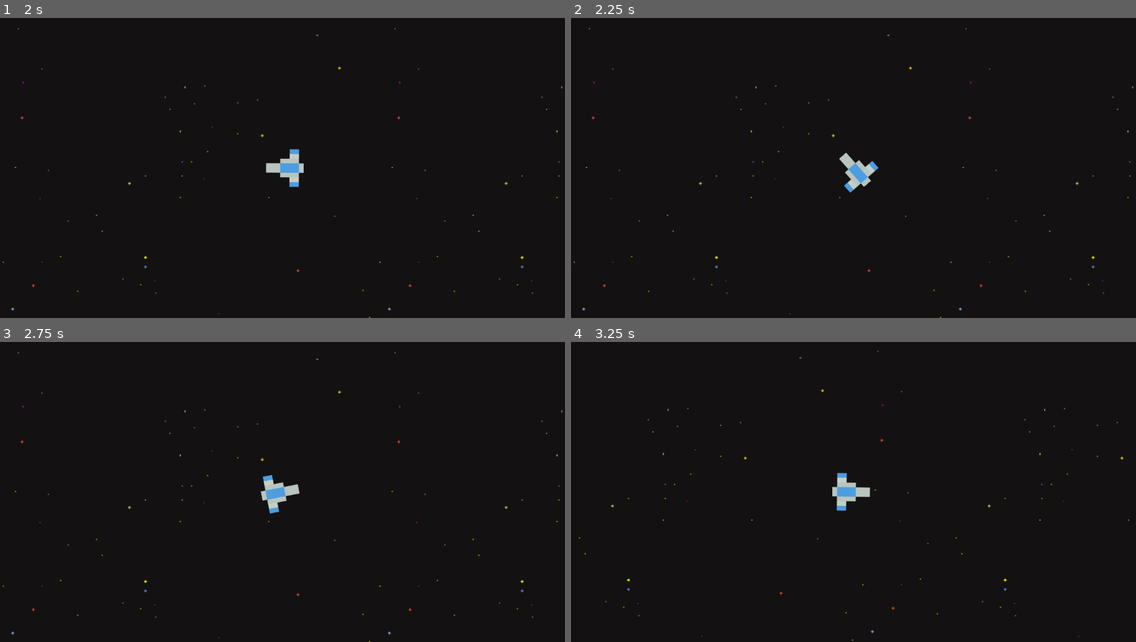
Above: before the commit, frames 1-4 (two rows, left to right).
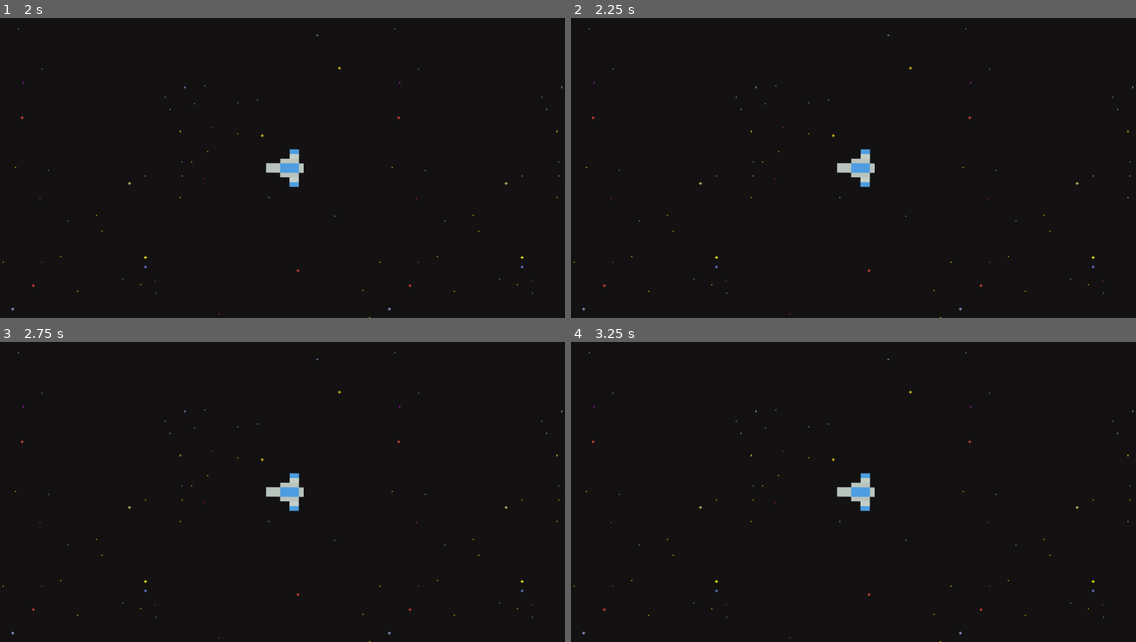
Above: after the commit, the same moments.

Repository: Vassily-Petrousevitch/GalacticHeist
Game: Godot game, scene res://main.tscn
The game is run twice, just before and just after one commit, with the same random seed, the same clock (stepped at 60 frames per second) and the same inputs.
Inputs:
- Up to frame 1 (2 s): tap Enter at 0.5 s; hold D (rotate_right) 0.53-1.28 s; hold S (brake) from 1.28 s (still down)
- Up to frame 2 (2.25 s): tap Space at 2 s; release S (brake) at 2.03 s; hold D (rotate_right) from 2.03 s (still down)
- Up to frame 3 (2.75 s): keep holding D (rotate_right)
- Up to frame 4 (3.25 s): release D (rotate_right) at 2.78 s; hold W (accelerate) from 2.78 s (still down)

Frame 1 is identical in both runs. In frame 2, 0.5% of the frame differs, in the area x 47-55%, y 43-59%; in frame 3, 0.6%; in frame 4, 0.9%, in the area x 0-100%, y 2-100%.

Commit message:
fixed weird slow down, need to redo linear damp

Diff:
--- a/entities/player.gd
+++ b/entities/player.gd
@@ -5,7 +5,8 @@
 
 # Force constants
 const thrust = Vector2(5000, 0);
-const thrust_damp_scalar = 0.001;
+const thrust_damp_scalar = 0.01;
+# Probably need a "big" thrust damp scalar past a certain velocity
 const min_brake = 1;
 const max_brake = 1000;
 
@@ -14,12 +15,13 @@
 		# Damps based on current velocity
 		self.linear_damp = generateLinDamp();
 		state.apply_force(thrust.rotated(self.rotation));
-	else:
-		self.linear_damp = 0;	# or something else
-		state.apply_force(Vector2());
 
 	if Input.is_action_pressed("brake"):
 		self.linear_damp = clamp(generateLinDamp(), min_brake, max_brake);
+
+	else:
+		self.linear_damp = 0;
+		state.apply_force(Vector2());
 
 	self.rotation += findNewRotation() * rotate_speed;
 
--- a/entities/player.tscn
+++ b/entities/player.tscn
@@ -9,6 +9,7 @@
 [node name="Player" type="RigidBody2D"]
 mass = 5.0
 gravity_scale = 0.0
+linear_damp_mode = 1
 script = ExtResource("1_kmiig")
 
 [node name="Sprite2D" type="Sprite2D" parent="."]
